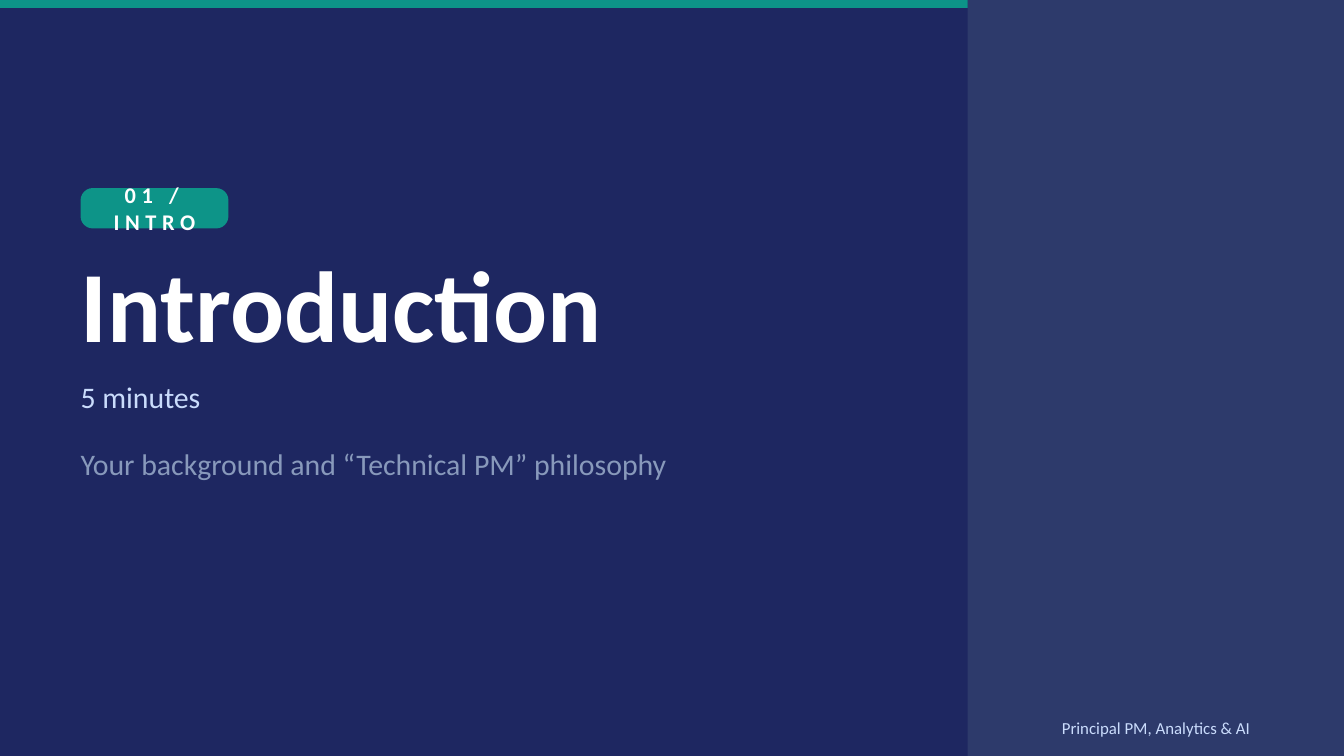
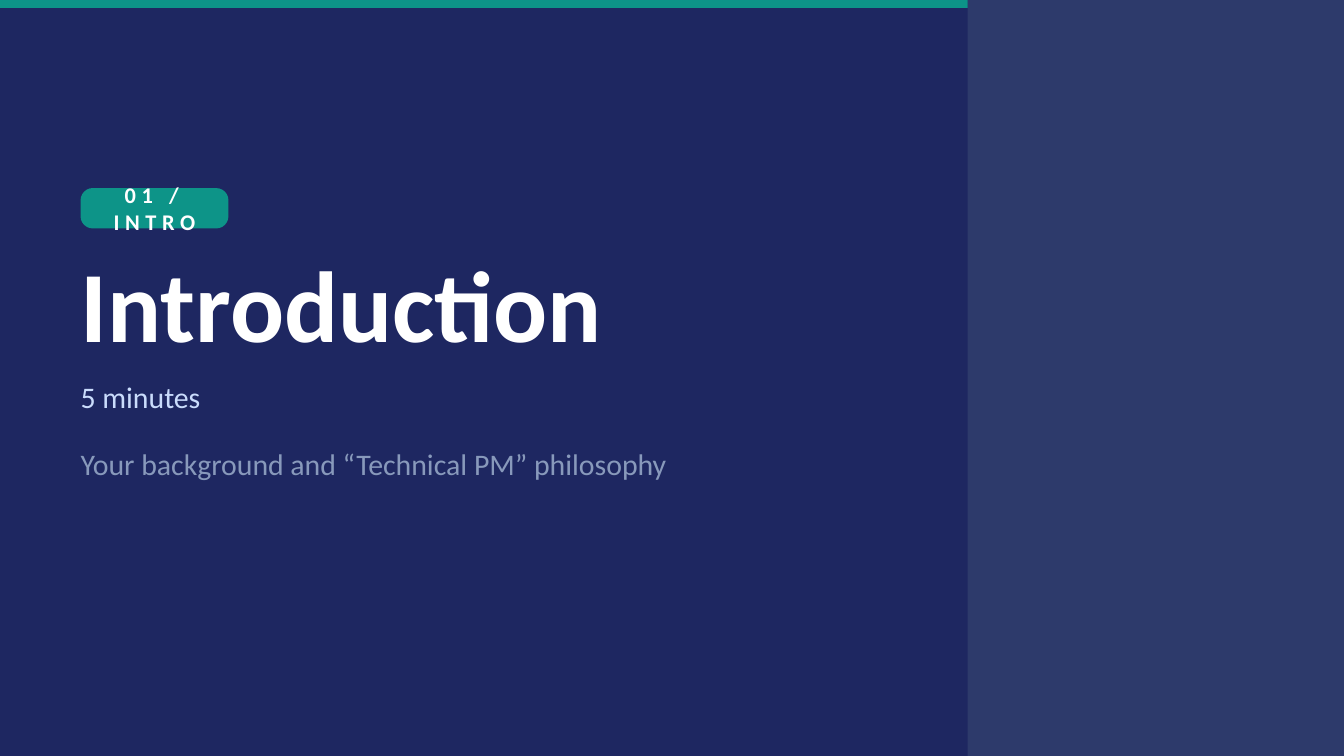
Before and after one commit to jantaisf/gtm, a slide deck: slide 3 of cARR_GTM_Interview_Deck_v2.pptx. Drawn at 1344x756 pixels with LibreOffice and Linux fonts; fonts in the diff are those of the drawing. Boxes give left, top, right and bottom in pixels: in the first picture for what was removed or moved away, otherwise in the second. Text is boxed around its words. In the diff, an @@ line names an element or a change of style, - is before the commit and + after.

```diff
--- a/cARR_GTM_Interview_Deck_v2.pptx
+++ b/cARR_GTM_Interview_Deck_v2.pptx
@@ text removed at bbox=[1062, 722, 1250, 737] @@
-Principal PM, Analytics & AI
```
Also in this commit, not shown: 10 other slides changed.
